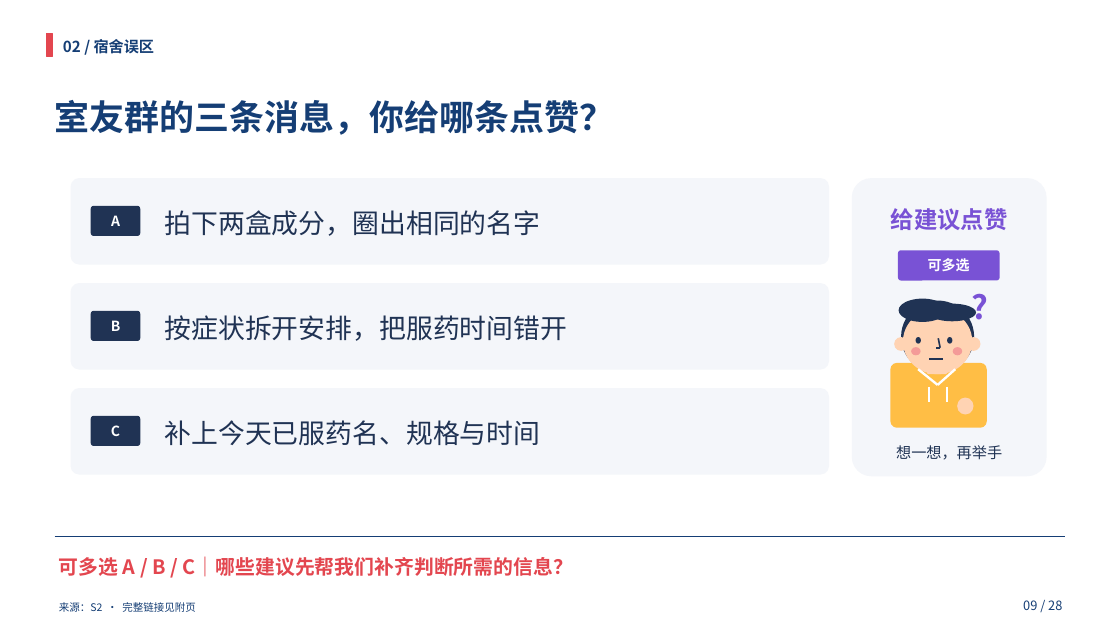
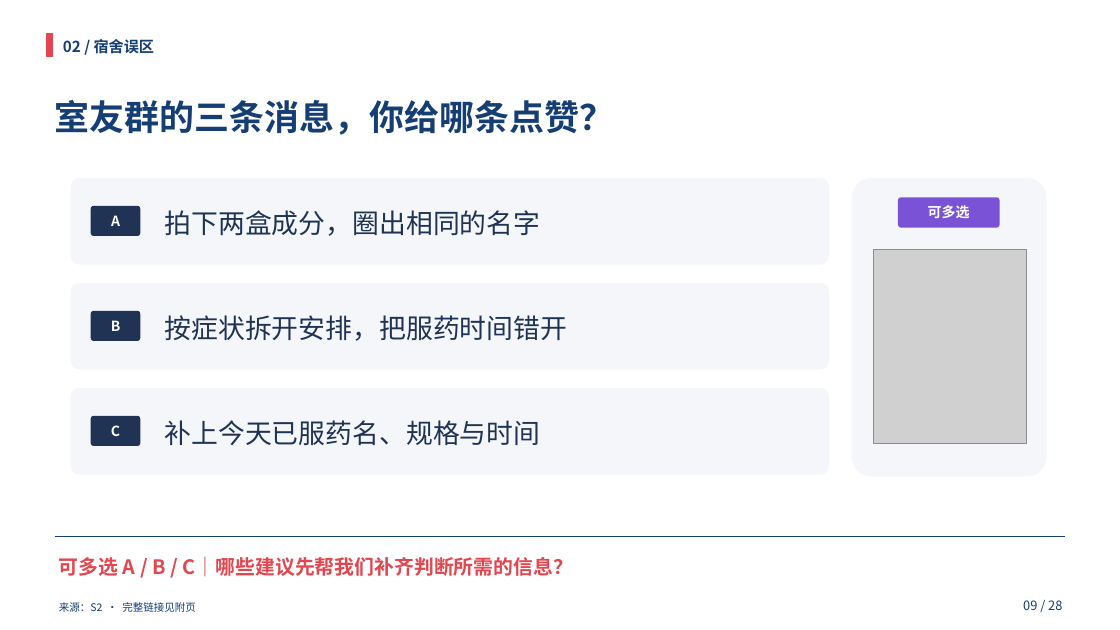
Before and after one commit to HOU-snowyfly/PPTbuilder, a slide deck: slide 9 of 交付文件/合理用药_双人35分钟.pptx. Drawn at 1120x630 pixels with LibreOffice and Linux fonts; fonts in the diff are those of the drawing; grey boxes stand for pictures. Boxes give left, top, right and bottom in pixels: in the first picture for what was removed or moved away, otherwise in the second. Text is boxed around its words. In the diff, an @@ line names an element or a change of style, - is before the commit and + after.

```diff
--- a/交付文件/合理用药_双人35分钟.pptx
+++ b/交付文件/合理用药_双人35分钟.pptx
@@ text removed at (891,208,1008,230) @@
-给建议点赞
@@ rounded rectangle: place and size @@
-rounded rectangle at (898,250,1000,281)
+rounded rectangle at (898,197,1000,228)
@@ text "可多选": place and size @@
-text "可多选" at (928,258,970,271)
+text "可多选" at (928,205,970,218)
@@ picture added at (874,250,1026,444) @@
@@ ellipse removed at (899,299,947,323) @@
@@ text removed at (972,291,996,319) @@
-?
@@ ellipse removed at (902,301,975,373) @@
@@ ellipse removed at (903,308,972,374) @@
@@ ellipse removed at (928,304,976,322) @@
@@ ellipse removed at (894,337,908,351) @@
@@ ellipse removed at (912,347,921,355) @@
@@ ellipse removed at (916,337,921,344) @@
@@ rounded rectangle removed at (928,356,948,375) @@
@@ line removed from (940, 348) to (937, 348) @@
@@ line removed from (939, 339) to (940, 348) @@
@@ ellipse removed at (948,337,953,344) @@
@@ ellipse removed at (953,347,962,355) @@
@@ ellipse removed at (967,337,981,351) @@
@@ rounded rectangle removed at (891,363,987,428) @@
@@ line removed from (918, 369) to (938, 385) @@
@@ line removed from (929, 360) to (943, 360) @@
@@ line removed from (929, 387) to (929, 402) @@
@@ line removed from (955, 369) to (938, 385) @@
@@ line removed from (948, 387) to (948, 402) @@
@@ ellipse removed at (957,397,974,414) @@
@@ text removed at (896,445,1002,460) @@
-想一想，再举手
```
Also in this commit, not shown: 11 other slides changed, 1 other file.
